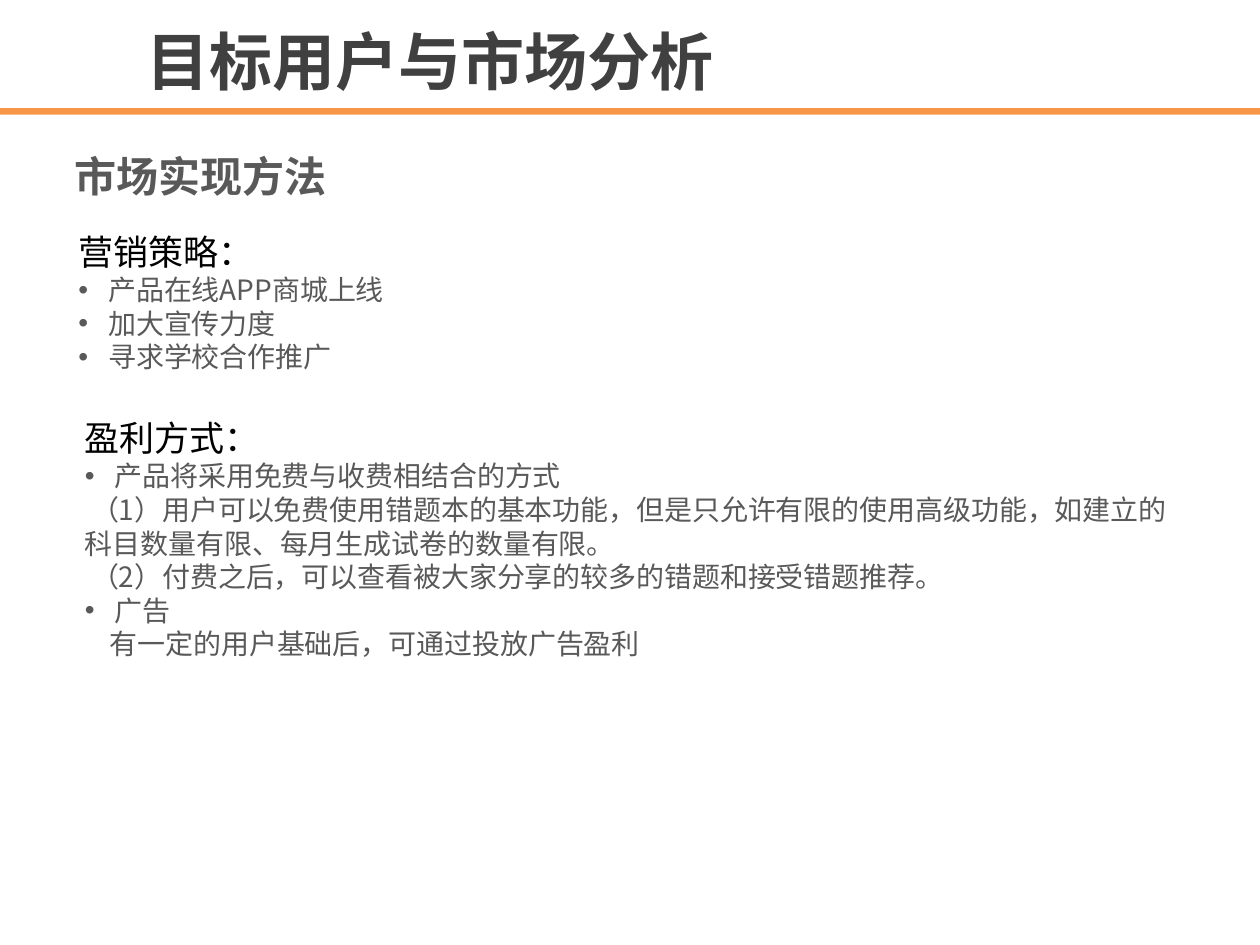
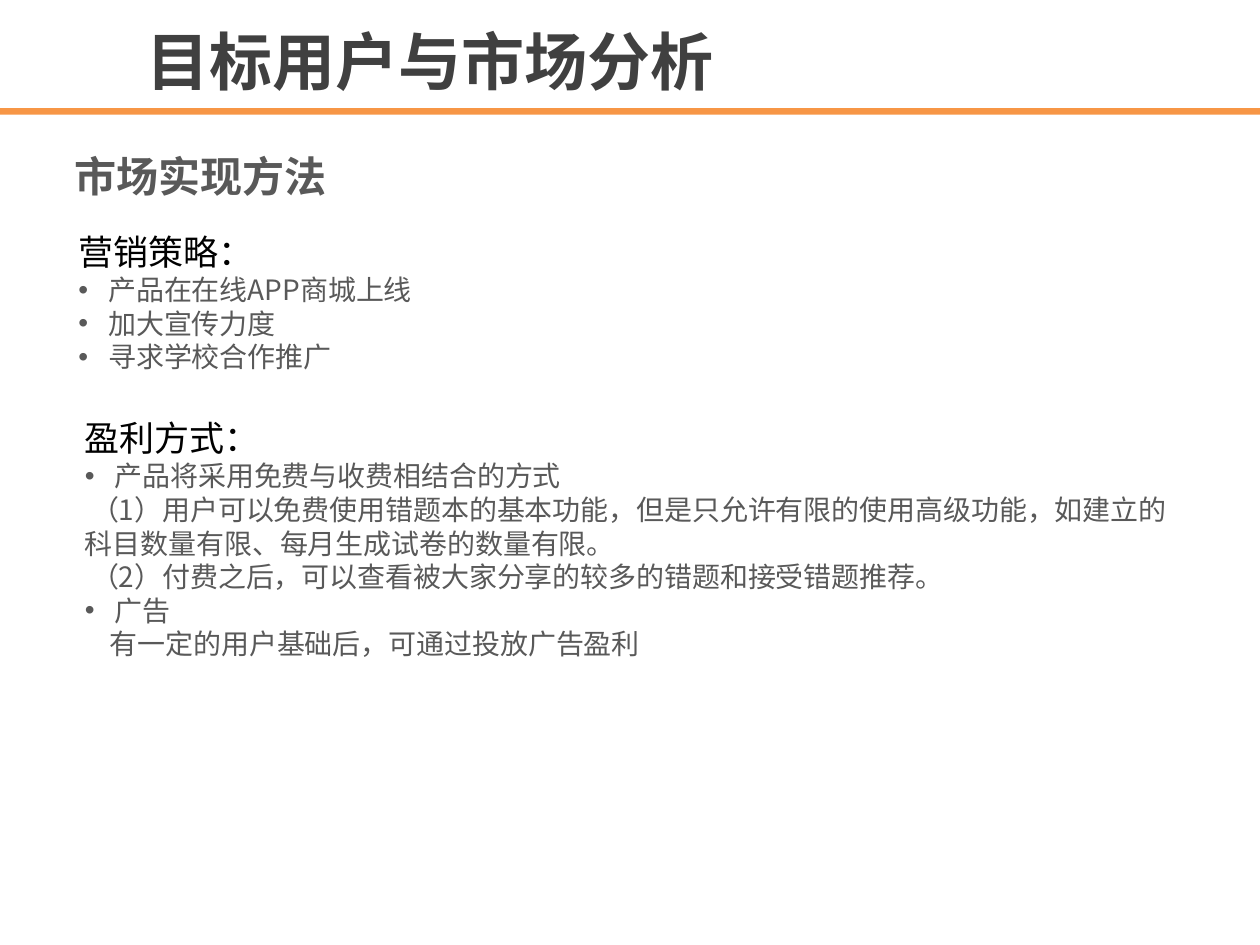
Before and after one commit to biscuit-team/CorrectNote, a slide deck: slide 10 of document/template.ppt. Drawn at 1260x945 pixels with LibreOffice and Linux fonts; fonts in the diff are those of the drawing; background and template pictures are left out. Boxes give left, top, right and bottom in pixels: in the first picture for what was removed or moved away, otherwise in the second. Text is boxed around its words. In the diff, an @@ line names an element or a change of style, - is before the commit and + after.

```diff
--- a/document/template.ppt
+++ b/document/template.ppt
@@ text at bbox=[108, 276, 412, 302]: text changed @@
-• 产品在线APP商城上线
+• 产品在在线APP商城上线
```
Also in this commit, not shown: 1 other slide changed, 1 other file.
